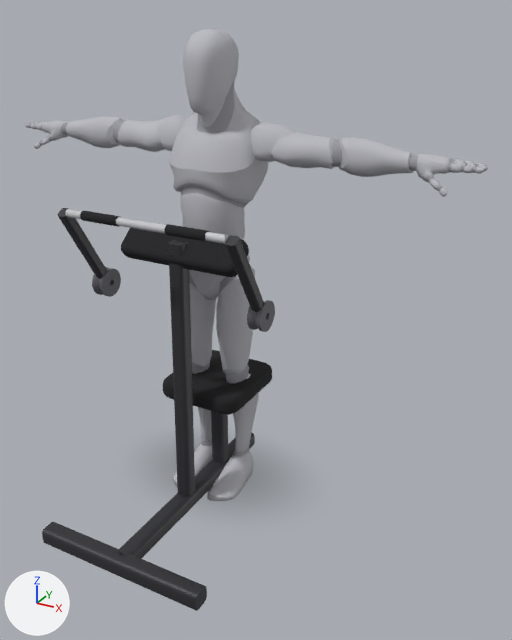
What one commit did to the glTF model app/src/main/assets/mannequins/machine_preacher_curl.glb.
Both versions are drawn from a camera (50 mm lens) standing at (1.41, -2.24, 1.89) and looking at (0.23, -0.09, 0.82). Every picture has the same lights, and +X, +Y and +Z are marked at lower left. The first picture is the older version. Where no turn or scale is listed for an object, it has been applied to the vertices. Vertices at exactly the same position are counted once.

In view in the first picture: 'body', 'body_1', 'preacher_curl_0', 'preacher_curl_10', 'preacher_curl_12', 'preacher_curl_13', 'preacher_curl_14', 'preacher_curl_2', 'preacher_curl_3', 'preacher_curl_4', 'preacher_curl_5', 'preacher_curl_6', 'preacher_curl_7', 'preacher_curl_8', 'preacher_curl_9'.
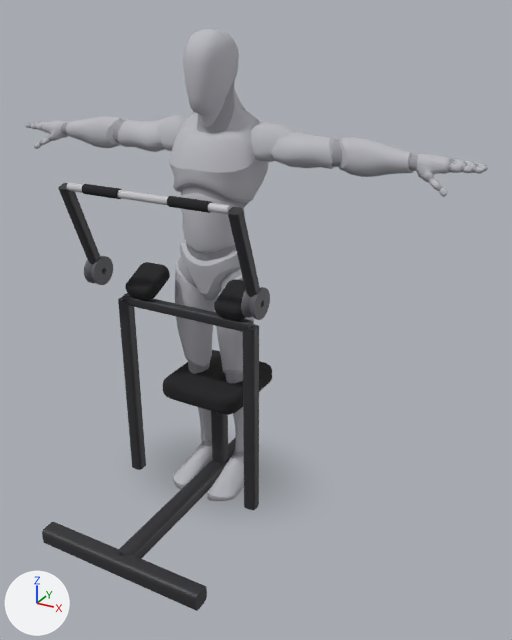
Changed parts and their boxes (x1, y1, x2, y2) in the pictures (512 x 640 px; the box of a moved part takes in the faces that stretch with it):
'preacher_curl_6', reshaped, moved, turned, rescaled: before (168, 240, 195, 497); after (214, 279, 246, 320)
'preacher_curl_5', reshaped, moved, turned: before (121, 228, 249, 277); after (125, 262, 170, 300)
'preacher_curl_8', moved, turned, rescaled: before (225, 235, 268, 316); after (118, 297, 146, 470)
'preacher_curl_9', reshaped, moved, turned, rescaled: before (92, 267, 121, 297); after (243, 324, 259, 510)
'preacher_curl_7', moved, turned, rescaled: before (57, 208, 112, 283); after (122, 293, 254, 332)
'preacher_curl_10', reshaped, moved, turned, rescaled: before (247, 300, 275, 332); after (58, 183, 104, 271)
'preacher_curl_12', moved, turned, rescaled, reshaped: before (65, 209, 229, 244); after (84, 256, 113, 285)
'preacher_curl_11', now drawn: after (228, 207, 262, 303)
'preacher_curl_13', moved, turned, rescaled, reshaped: before (80, 211, 120, 227); after (241, 287, 270, 320)
'preacher_curl_15', added: after (67, 183, 232, 214)
'preacher_curl_17', added (black): after (167, 196, 212, 213)
'preacher_curl_14', no longer drawn (black): before (165, 224, 209, 242)
'preacher_curl_16', added: after (82, 184, 122, 199)
part 1 of me_mesh_7, moved or reshaped: before (121, 228, 249, 277); after (125, 262, 246, 320)

What changed in the scene script:
```text
Change me_mesh_7:
    used by ob_preacher_curl_5; parent = ob_preacher_curl; location = (0.0, -0.219, 1.102); rotation_euler = (-2.443, 0.0, 0.0), in degrees (-140, 0, 0)
    remove me_mesh_7.from_pydata(...)  # 160 vertices, 316 faces; spans x -0.25..0.25, y -0.07..0.07, z -0.03..0.03
    add me_mesh_7.from_pydata(...)  # 160 vertices, 316 faces; spans x -0.065..0.065, y -0.08..0.08, z -0.03..0.03
    me_mesh_7 part 1: 160 of 160 vertices moved; they spanned x -0.25..0.25, y -0.07..0.07, z -0.03..0.03 and now span x -0.065..0.065, y -0.08..0.08, z -0.03..0.03; mean shift (0.0, 0.0, 0.0)
Add me_mesh_8_1:
    me_mesh_8_1 = me_mesh_9.copy(); me_mesh_8_1.name = 'Mesh_8'  # the mesh of ob_preacher_curl_8
Change ob_preacher_curl_5:
    ob_preacher_curl_5.location: (0.0, -0.219, 1.102) -> (-0.2, -0.178, 0.93)
    ob_preacher_curl_5.rotation_euler: (-2.443, 0.0, 0.0) -> (0.436, 0.0, 0.0)  # degrees (-140, 0, 0) -> degrees (25, 0, 0)
Change ob_preacher_curl_6:
    ob_preacher_curl_6: bpy.data.objects.new('preacher_curl_6', me_mesh_8) -> bpy.data.objects.new('preacher_curl_6', me_mesh_7)
    ob_preacher_curl_6.scale: (1.0, 1.0, 1.06) -> (1.0, 1.0, 1.0)
    ob_preacher_curl_6.location: (0.0, -0.257, 0.601) -> (0.2, -0.178, 0.93)
    ob_preacher_curl_6.rotation_euler: (3.119, 0.0, 0.0) -> (0.436, 0.0, 0.0)  # degrees (179, 0, 0) -> degrees (25, 0, 0)
Change ob_preacher_curl_7:
    ob_preacher_curl_7.location: (-0.34, -0.348, 1.086) -> (0.0, -0.22, 0.855)
    ob_preacher_curl_7.rotation_euler: (0.533, 0.0, 0.0) -> (0.0, 1.571, 0.0)  # degrees (31, 0, 0) -> degrees (0, 90, 0)
    ob_preacher_curl_7.scale: (1.0, 1.0, 0.37) -> (1.0, 1.0, 0.56)
Change ob_preacher_curl_8:
    ob_preacher_curl_8.location: (0.34, -0.348, 1.086) -> (-0.28, -0.22, 0.462)
    ob_preacher_curl_8.rotation_euler: (0.533, 0.0, 0.0) -> (0.0, -3.142, 0.0)  # degrees (31, 0, 0) -> degrees (0, -180, 0)
    ob_preacher_curl_8.scale: (1.0, 1.0, 0.37) -> (1.0, 1.0, 0.785)
Change ob_preacher_curl_9:
    ob_preacher_curl_9: bpy.data.objects.new('preacher_curl_9', me_mesh_10) -> bpy.data.objects.new('preacher_curl_9', me_mesh_9)
    ob_preacher_curl_9.location: (-0.34, -0.254, 0.926) -> (0.28, -0.22, 0.462)
    ob_preacher_curl_9.rotation_euler: (0.0, 0.0, 0.0) -> (0.0, -3.142, 0.0)  # degrees (0, 0, 0) -> degrees (0, -180, 0)
    ob_preacher_curl_9.scale: (1.0, 1.0, 1.0) -> (1.0, 1.0, 0.785)
Change ob_preacher_curl_10:
    ob_preacher_curl_10: bpy.data.objects.new('preacher_curl_10', me_mesh_10) -> bpy.data.objects.new('preacher_curl_10', me_mesh_8_1)
    ob_preacher_curl_10.location: (0.34, -0.254, 0.926) -> (-0.34, -0.357, 1.16)
    ob_preacher_curl_10.rotation_euler: (0.0, 0.0, 0.0) -> (0.358, 0.0, 0.0)  # degrees (0, 0, 0) -> degrees (21, 0, 0)
    ob_preacher_curl_10.scale: (1.0, 1.0, 1.0) -> (1.0, 1.0, 0.37)
Change ob_preacher_curl_11:
    ob_preacher_curl_11: bpy.data.objects.new('preacher_curl_11', None) -> bpy.data.objects.new('preacher_curl_11', me_mesh_8_1)
    ob_preacher_curl_11.location: (0.0, -0.442, 1.245) -> (0.34, -0.357, 1.16)
    ob_preacher_curl_11.rotation_euler: (0.0, 0.0, 0.0) -> (0.358, 0.0, 0.0)  # degrees (0, 0, 0) -> degrees (21, 0, 0)
    ob_preacher_curl_11.scale: (1.0, 1.0, 1.0) -> (1.0, 1.0, 0.37)
Change ob_preacher_curl_12:
    ob_preacher_curl_12: bpy.data.objects.new('preacher_curl_12', me_mesh_11) -> bpy.data.objects.new('preacher_curl_12', me_mesh_10)
    ob_preacher_curl_12.parent: ob_preacher_curl_11 -> ob_preacher_curl
    ob_preacher_curl_12.location: (0.0, 0.0, 0.0) -> (-0.34, -0.292, 0.987)
Change ob_preacher_curl_13:
    ob_preacher_curl_13: bpy.data.objects.new('preacher_curl_13', me_mesh_12) -> bpy.data.objects.new('preacher_curl_13', me_mesh_10)
    ob_preacher_curl_13.parent: ob_preacher_curl_11 -> ob_preacher_curl
    ob_preacher_curl_13.location: (0.0, 0.0, 0.0) -> (0.34, -0.292, 0.987)
Change ob_preacher_curl_14:
    ob_preacher_curl_14: bpy.data.objects.new('preacher_curl_14', me_mesh_13) -> bpy.data.objects.new('preacher_curl_14', None)
    ob_preacher_curl_14.parent: ob_preacher_curl_11 -> ob_preacher_curl
    ob_preacher_curl_14.location: (0.0, 0.0, 0.0) -> (0.0, -0.422, 1.333)
Add ob_preacher_curl_17:
    ob_preacher_curl_17 = bpy.data.objects.new('preacher_curl_17', me_mesh_13)
    ob_preacher_curl_17.location = (0.0, -0.422, 1.333)
Add ob_preacher_curl_16:
    ob_preacher_curl_16 = bpy.data.objects.new('preacher_curl_16', me_mesh_12)
    ob_preacher_curl_16.location = (0.0, -0.422, 1.333)
Add ob_preacher_curl_15:
    ob_preacher_curl_15 = bpy.data.objects.new('preacher_curl_15', me_mesh_11)
    ob_preacher_curl_15.location = (0.0, -0.422, 1.333)
```
